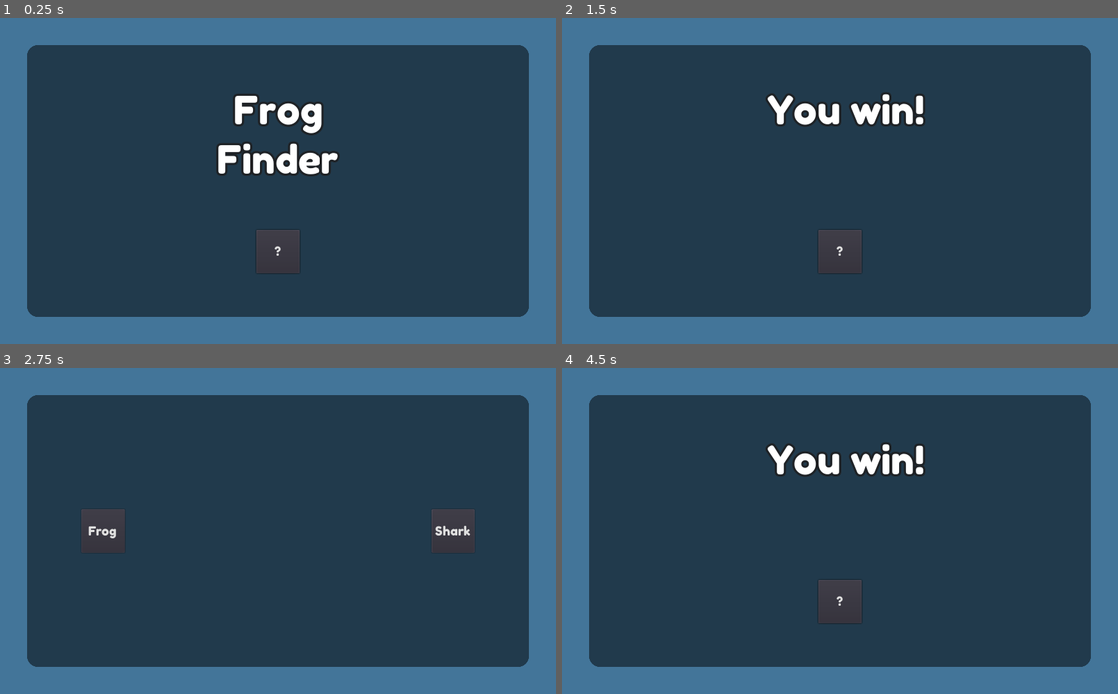
Above: before the commit, frames 1-4 (two rows, left to right).
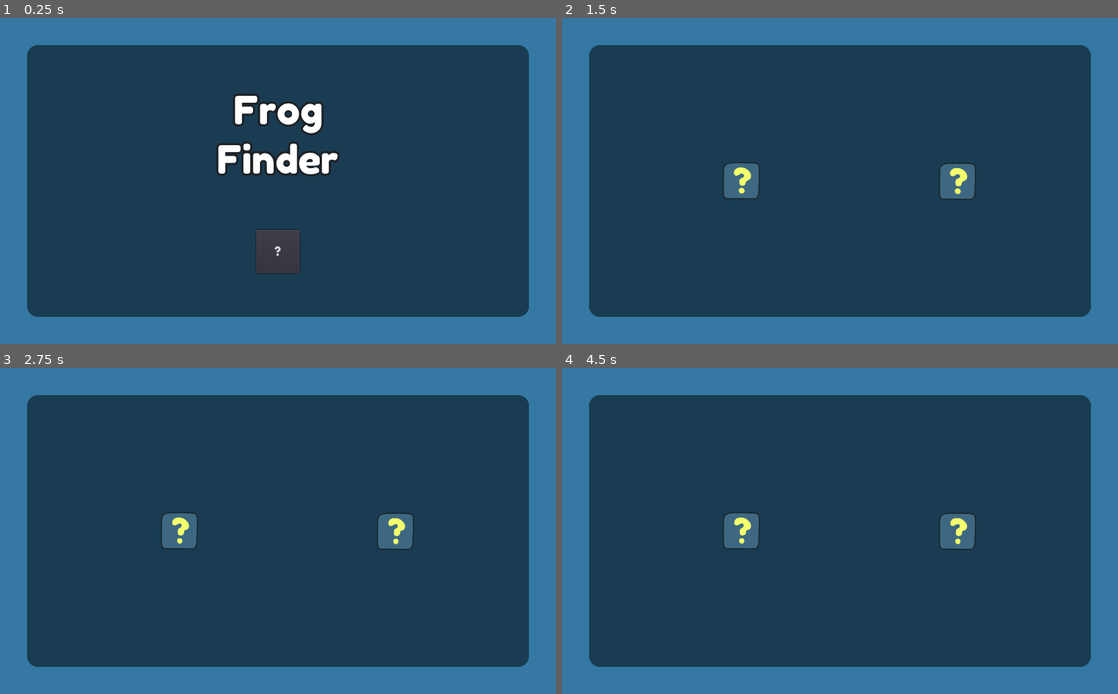
Above: after the commit, the same moments.

Repository: Poobslag/frog-finder
Game: Godot game, scene res://src/main/MainMenu.tscn
Two runs of this game, one before a commit and one after it. Both use one fixed random seed, a clock stepped at 60 frames per second and the inputs below.
Inputs (mouse positions are in pixels of both pictures, inside the frame that each line leads up to):
- Up to frame 1 (0.25 s): no input
- Up to frame 2 (1.5 s): click "?" at 0.5 s; click (667, 181) at 1.25 s, where only the run before the commit has a clickable "Frog"
- Up to frame 3 (2.75 s): click (278, 602) at 2 s, where only the run before the commit has a clickable "?"
- Up to frame 4 (4.5 s): click (1012, 531) at 2.75 s, where only the run before the commit has a clickable "Shark"; click (840, 602) at 3.5 s, where only the run before the commit has a clickable "?"; click (667, 531) at 4.25 s, where only the run before the commit has a clickable "Frog"

The runs differ from the first frame. In frame 2, 4.3% of the frame differs, in the area x 29-75%, y 22-79%; in frame 3, 3.4%; in frame 4, 4.3%.

Commit message:
Rudimentary sound and music.
Replaced 'shark' and 'frog' buttons with graphical cards.

Added music. A random song plays when you start the game.

Added bosca coeil music files. These are not needed for the game but
they will be helpful if we want to tweak the music later.

Diff:
--- /dev/null
+++ b/project/default_bus_layout.tres
@@ -0,0 +1,10 @@
+[gd_resource type="AudioBusLayout" format=2]
+
+[resource]
+bus/0/volume_db = -3.11736
+bus/1/name = "Music"
+bus/1/solo = false
+bus/1/mute = false
+bus/1/bypass_fx = false
+bus/1/volume_db = 0.0
+bus/1/send = "Master"
--- /dev/null
+++ b/project/src/main/CardSprite.tscn
@@ -0,0 +1,18 @@
+[gd_scene load_steps=3 format=2]
+
+[ext_resource path="res://src/main/card-sprite.gd" type="Script" id=1]
+[ext_resource path="res://assets/main/mystery-sheet.png" type="Texture" id=2]
+
+[node name="CardBack" type="Sprite"]
+position = Vector2( 40, 40 )
+scale = Vector2( 0.5, 0.5 )
+texture = ExtResource( 2 )
+hframes = 8
+script = ExtResource( 1 )
+wiggle_frames = [ 0, 1 ]
+
+[node name="WiggleTimer" type="Timer" parent="."]
+wait_time = 0.3
+autostart = true
+
+[connection signal="timeout" from="WiggleTimer" to="." method="_on_WiggleTimer_timeout"]
--- a/project/src/main/MainMenu.tscn
+++ b/project/src/main/MainMenu.tscn
@@ -7,6 +7,15 @@
 [ext_resource path="res://src/main/game-state.gd" type="Script" id=5]
 [ext_resource path="res://src/main/gameplay-panel.gd" type="Script" id=6]
 [ext_resource path="res://src/main/game-over-panel.gd" type="Script" id=7]
+[ext_resource path="res://src/main/music-player.gd" type="Script" id=8]
+[ext_resource path="res://assets/main/music/a-well-tempered-frog.ogg" type="AudioStream" id=9]
+[ext_resource path="res://assets/main/music/can-you-find-the-frog.ogg" type="AudioStream" id=10]
+[ext_resource path="res://assets/main/music/one-frog-two-frog.ogg" type="AudioStream" id=11]
+[ext_resource path="res://assets/main/music/half-a-frog.ogg" type="AudioStream" id=12]
+[ext_resource path="res://src/main/CardSprite.tscn" type="PackedScene" id=13]
+[ext_resource path="res://assets/main/frog-frame-00-sheet.png" type="Texture" id=14]
+[ext_resource path="res://src/main/card-control.gd" type="Script" id=15]
+[ext_resource path="res://src/main/menu-state.gd" type="Script" id=16]
 
 [sub_resource type="StyleBoxFlat" id=1]
 bg_color = Color( 0, 0, 0, 0.501961 )
@@ -25,7 +34,7 @@
 [node name="ColorRect" type="ColorRect" parent="."]
 anchor_right = 1.0
 anchor_bottom = 1.0
-color = Color( 0.266667, 0.462745, 0.603922, 1 )
+color = Color( 0.211765, 0.47451, 0.647059, 1 )
 __meta__ = {
 "_edit_use_anchors_": false
 }
@@ -37,13 +46,14 @@
 "_edit_use_anchors_": false
 }
 
-[node name="GameState" type="Node" parent="Content"]
-script = ExtResource( 5 )
+[node name="MenuState" type="Node" parent="Content"]
+script = ExtResource( 16 )
 _main_menu_panel_path = NodePath("../MainMenuPanel")
 _gameplay_panel_path = NodePath("../GameplayPanel")
 _game_over_panel_path = NodePath("../GameOverPanel")
 
 [node name="MainMenuPanel" type="Panel" parent="Content"]
+visible = false
 anchor_right = 1.0
 anchor_bottom = 1.0
 margin_left = 50.0
@@ -91,7 +101,6 @@
 }
 
 [node name="GameplayPanel" type="Panel" parent="Content"]
-visible = false
 anchor_right = 1.0
 anchor_bottom = 1.0
 margin_left = 50.0
@@ -104,34 +113,47 @@
 "_edit_use_anchors_": false
 }
 
-[node name="FrogButton" type="Button" parent="Content/GameplayPanel"]
-anchor_top = 0.5
-anchor_bottom = 0.5
-margin_left = 100.0
-margin_top = -40.0
-margin_right = 80.0
-margin_bottom = 40.0
-rect_min_size = Vector2( 80, 80 )
-theme = ExtResource( 3 )
-text = "Frog"
-__meta__ = {
-"_edit_use_anchors_": false
-}
-
-[node name="SharkButton" type="Button" parent="Content/GameplayPanel"]
-anchor_left = 1.0
-anchor_top = 0.5
-anchor_right = 1.0
-anchor_bottom = 0.5
-margin_left = -179.0
-margin_top = -40.0
-margin_right = -100.0
-margin_bottom = 40.0
-theme = ExtResource( 3 )
-text = "Shark"
-__meta__ = {
-"_edit_use_anchors_": false
-}
+[node name="CardControl0" type="Control" parent="Content/GameplayPanel"]
+margin_left = 240.498
+margin_top = 209.774
+margin_right = 320.498
+margin_bottom = 289.774
+script = ExtResource( 15 )
+__meta__ = {
+"_edit_use_anchors_": false
+}
+card_back_type = 3
+card_front_type = 1
+
+[node name="CardBack" parent="Content/GameplayPanel/CardControl0" instance=ExtResource( 13 )]
+
+[node name="CardFront" parent="Content/GameplayPanel/CardControl0" instance=ExtResource( 13 )]
+visible = false
+texture = ExtResource( 14 )
+
+[node name="CardControl1" type="Control" parent="Content/GameplayPanel"]
+margin_left = 637.797
+margin_top = 210.833
+margin_right = 717.797
+margin_bottom = 290.833
+script = ExtResource( 15 )
+__meta__ = {
+"_edit_use_anchors_": false
+}
+card_back_type = 3
+card_front_type = 2
+
+[node name="CardBack" parent="Content/GameplayPanel/CardControl1" instance=ExtResource( 13 )]
+
+[node name="CardFront" parent="Content/GameplayPanel/CardControl1" instance=ExtResource( 13 )]
+visible = false
+texture = ExtResource( 14 )
+
+[node name="GameState" type="Node" parent="Content/GameplayPanel"]
+script = ExtResource( 5 )
+
+[node name="FlipTimer" type="Timer" parent="Content/GameplayPanel/GameState"]
+one_shot = true
 
 [node name="GameOverPanel" type="Panel" parent="Content"]
 visible = false
@@ -181,11 +203,32 @@
 "_edit_use_anchors_": false
 }
 
-[connection signal="start_button_pressed" from="Content/GameOverPanel" to="Content/GameState" method="_on_GameOverPanel_start_button_pressed"]
+[node name="MusicPlayer" type="Node" parent="."]
+script = ExtResource( 8 )
+
+[node name="AWellTemperedFrog" type="AudioStreamPlayer" parent="MusicPlayer"]
+stream = ExtResource( 9 )
+bus = "Music"
+
+[node name="CanYouFindTheFrog" type="AudioStreamPlayer" parent="MusicPlayer"]
+stream = ExtResource( 10 )
+bus = "Music"
+
+[node name="HalfAFrog" type="AudioStreamPlayer" parent="MusicPlayer"]
+stream = ExtResource( 12 )
+bus = "Music"
+
+[node name="OneFrogTwoFrog" type="AudioStreamPlayer" parent="MusicPlayer"]
+stream = ExtResource( 11 )
+bus = "Music"
+
+[connection signal="start_button_pressed" from="Content/GameOverPanel" to="Content/MenuState" method="_on_GameOverPanel_start_button_pressed"]
 [connection signal="pressed" from="Content/GameOverPanel/StartButton" to="Content/GameOverPanel" method="_on_StartButton_pressed"]
-[connection signal="player_lost" from="Content/GameplayPanel" to="Content/GameState" method="_on_GameplayPanel_player_lost"]
-[connection signal="player_won" from="Content/GameplayPanel" to="Content/GameState" method="_on_GameplayPanel_player_won"]
-[connection signal="pressed" from="Content/GameplayPanel/FrogButton" to="Content/GameplayPanel" method="_on_FrogButton_pressed"]
-[connection signal="pressed" from="Content/GameplayPanel/SharkButton" to="Content/GameplayPanel" method="_on_SharkButton_pressed"]
-[connection signal="start_button_pressed" from="Content/MainMenuPanel" to="Content/GameState" method="_on_MainMenuPanel_start_button_pressed"]
+[connection signal="player_lost" from="Content/GameplayPanel" to="Content/MenuState" method="_on_GameplayPanel_player_lost"]
+[connection signal="player_won" from="Content/GameplayPanel" to="Content/MenuState" method="_on_GameplayPanel_player_won"]
+[connection signal="frog_found" from="Content/GameplayPanel/CardControl0" to="Content/GameplayPanel" method="_on_CardControl_frog_found"]
+[connection signal="shark_found" from="Content/GameplayPanel/CardControl0" to="Content/GameplayPanel" method="_on_CardControl_shark_found"]
+[connection signal="frog_found" from="Content/GameplayPanel/CardControl1" to="Content/GameplayPanel" method="_on_CardControl_frog_found"]
+[connection signal="shark_found" from="Content/GameplayPanel/CardControl1" to="Content/GameplayPanel" method="_on_CardControl_shark_found"]
+[connection signal="start_button_pressed" from="Content/MainMenuPanel" to="Content/MenuState" method="_on_MainMenuPanel_start_button_pressed"]
 [connection signal="pressed" from="Content/MainMenuPanel/StartButton" to="Content/MainMenuPanel" method="_on_StartButton_pressed"]
--- /dev/null
+++ b/project/src/main/card-control.gd
@@ -0,0 +1,112 @@
+extends Control
+
+enum CardFace {
+	NONE,
+	FROG,
+	SHARK,
+	MYSTERY,
+}
+
+const FROG_COUNT := 2
+const SHARK_COUNT := 4
+const MYSTERY_COUNT := 4
+
+signal frog_found
+signal shark_found
+
+export (CardFace) var card_back_type: int = CardFace.NONE setget set_card_back_type
+export (CardFace) var card_front_type: int = CardFace.NONE setget set_card_front_type
+export (NodePath) var game_state_path := NodePath("../GameState")
+
+onready var _card_back_sprite := $CardBack
+onready var _card_front_sprite := $CardFront
+
+onready var _frog_sheet := load("res://assets/main/frog-frame-00-sheet.png")
+onready var _shark_sheet := load("res://assets/main/shark-frame-00-sheet.png")
+onready var _mystery_sheet := load("res://assets/main/mystery-sheet.png")
+onready var _game_state := get_node(game_state_path)
+
+func _ready() -> void:
+	_refresh_card_textures()
+
+
+func _refresh_card_textures() -> void:
+	if not is_inside_tree():
+		return
+
+	_refresh_card_face(card_back_type, _card_back_sprite)
+	_refresh_card_face(card_front_type, _card_front_sprite)
+
+
+func _refresh_card_face(card_type: int, card_sprite: Sprite) -> void:
+	match card_type:
+		CardFace.FROG:
+			card_sprite.texture = _frog_sheet
+			var frog_index := randi() % FROG_COUNT
+			card_sprite.wiggle_frames = [4 * frog_index + 0, 4 * frog_index + 1]
+		CardFace.SHARK:
+			card_sprite.texture = _shark_sheet
+			var shark_index := randi() % SHARK_COUNT
+			card_sprite.wiggle_frames = [2 * shark_index + 0, 2 * shark_index + 1]
+		CardFace.MYSTERY:
+			card_sprite.texture = _mystery_sheet
+			var mystery_index := randi() % MYSTERY_COUNT
+			card_sprite.wiggle_frames = [2 * mystery_index + 0, 2 * mystery_index + 1]
+
+
+func _gui_input(event: InputEvent) -> void:
+	if event is InputEventMouseButton and event.button_mask & BUTTON_LEFT:
+		_flip_card()
+
+
+func set_card_back_type(new_card_back_type: int) -> void:
+	card_back_type = new_card_back_type
+	_refresh_card_textures()
+
+
+func set_card_front_type(new_card_front_type: int) -> void:
+	card_front_type = new_card_front_type
+	_refresh_card_textures()
+
+
+func reset() -> void:
+	_card_back_sprite.visible = true
+	_card_front_sprite.visible = false
+	_refresh_card_textures()
+
+
+func _flip_card() -> void:
+	if _card_front_sprite.visible:
+		# card is already flipped
+		return
+
+	if not _game_state.flip_timer.is_stopped():
+		# player is already flipping a card
+		return
+
+	if not _game_state.can_interact:
+		# the level hasn't started, or the level has ended
+		return
+
+	_card_back_sprite.visible = false
+	_card_front_sprite.visible = true
+
+	_game_state.flip_timer.start()
+	_game_state.flip_timer.connect("timeout", self, "_on_FlipTimer_timeout")
+
+
+func _on_FlipTimer_timeout() -> void:
+	_game_state.flip_timer.disconnect("timeout", self, "_on_FlipTimer_timeout")
+	match card_front_type:
+		CardFace.FROG:
+			var new_wiggle_frames := []
+			for frame_index in range(_card_front_sprite.wiggle_frames.size()):
+				new_wiggle_frames.append(_card_front_sprite.wiggle_frames[frame_index] + 2)
+			_card_front_sprite.wiggle_frames = new_wiggle_frames
+			_game_state.can_interact = false
+			yield(get_tree().create_timer(2.0), "timeout")
+			emit_signal("frog_found")
+		CardFace.SHARK:
+			_game_state.can_interact = false
+			yield(get_tree().create_timer(2.0), "timeout")
+			emit_signal("shark_found")
--- /dev/null
+++ b/project/src/main/card-sprite.gd
@@ -0,0 +1,18 @@
+extends Sprite
+
+const MIN_WIGGLE_TIME := 0.35
+const MAX_WIGGLE_TIME := 0.45
+
+export (Array, int) var wiggle_frames := []
+
+var _wiggle_index := 0
+
+onready var _wiggle_timer := $WiggleTimer
+
+func _on_WiggleTimer_timeout() -> void:
+	if not wiggle_frames:
+		return
+
+	_wiggle_index = (_wiggle_index + 1) % wiggle_frames.size()
+	frame = wiggle_frames[_wiggle_index]
+	_wiggle_timer.wait_time = rand_range(MIN_WIGGLE_TIME, MAX_WIGGLE_TIME)
--- a/project/src/main/game-state.gd
+++ b/project/src/main/game-state.gd
@@ -1,39 +1,8 @@
 extends Node
 
-export (NodePath) var _main_menu_panel_path: NodePath
-export (NodePath) var _gameplay_panel_path: NodePath
-export (NodePath) var _game_over_panel_path: NodePath
+onready var flip_timer := $FlipTimer
+var can_interact: bool = true
 
-onready var _main_menu_panel: Panel = get_node(_main_menu_panel_path)
-onready var _gameplay_panel: Panel = get_node(_gameplay_panel_path)
-onready var _game_over_panel: Panel = get_node(_game_over_panel_path)
-
-func _ready() -> void:
-	_hide_panels()
-	_main_menu_panel.visible = true
-
-
-func _hide_panels() -> void:
-	_main_menu_panel.visible = false
-	_gameplay_panel.visible = false
-	_game_over_panel.visible = false
-
-
-func _on_MainMenuPanel_start_button_pressed() -> void:
-	_hide_panels()
-	_gameplay_panel.show_puzzle()
-
-
-func _on_GameplayPanel_player_lost() -> void:
-	_hide_panels()
-	_game_over_panel.show_player_lost()
-
-
-func _on_GameplayPanel_player_won() -> void:
-	_hide_panels()
-	_game_over_panel.show_player_won()
-
-
-func _on_GameOverPanel_start_button_pressed() -> void:
-	_hide_panels()
-	_gameplay_panel.visible = true
+func reset() -> void:
+	can_interact = true
+	flip_timer.stop()
--- a/project/src/main/gameplay-panel.gd
+++ b/project/src/main/gameplay-panel.gd
@@ -3,8 +3,13 @@
 signal player_lost
 signal player_won
 
+onready var _game_state := $GameState
+
 func show_puzzle() -> void:
 	visible = true
+	_game_state.reset()
+	$CardControl0.reset()
+	$CardControl1.reset()
 
 
 func _on_FrogButton_pressed() -> void:
@@ -13,3 +18,11 @@
 
 func _on_SharkButton_pressed() -> void:
 	emit_signal("player_lost")
+
+
+func _on_CardControl_frog_found() -> void:
+	emit_signal("player_won")
+
+
+func _on_CardControl_shark_found() -> void:
+	emit_signal("player_lost")
--- /dev/null
+++ b/project/src/main/menu-state.gd
@@ -0,0 +1,39 @@
+extends Node
+
+export (NodePath) var _main_menu_panel_path: NodePath
+export (NodePath) var _gameplay_panel_path: NodePath
+export (NodePath) var _game_over_panel_path: NodePath
+
+onready var _main_menu_panel: Panel = get_node(_main_menu_panel_path)
+onready var _gameplay_panel: Panel = get_node(_gameplay_panel_path)
+onready var _game_over_panel: Panel = get_node(_game_over_panel_path)
+
+func _ready() -> void:
+	_hide_panels()
+	_main_menu_panel.visible = true
+
+
+func _hide_panels() -> void:
+	_main_menu_panel.visible = false
+	_gameplay_panel.visible = false
+	_game_over_panel.visible = false
+
+
+func _on_MainMenuPanel_start_button_pressed() -> void:
+	_hide_panels()
+	_gameplay_panel.show_puzzle()
+
+
+func _on_GameplayPanel_player_lost() -> void:
+	_hide_panels()
+	_game_over_panel.show_player_lost()
+
+
+func _on_GameplayPanel_player_won() -> void:
+	_hide_panels()
+	_game_over_panel.show_player_won()
+
+
+func _on_GameOverPanel_start_button_pressed() -> void:
+	_hide_panels()
+	_gameplay_panel.show_puzzle()
--- /dev/null
+++ b/project/src/main/music-player.gd
@@ -0,0 +1,19 @@
+extends Node
+
+onready var songs: Array = [
+	$AWellTemperedFrog,
+	$CanYouFindTheFrog,
+	$HalfAFrog,
+	$OneFrogTwoFrog,
+]
+
+
+func _ready() -> void:
+	randomize()
+	songs.shuffle()
+
+	var song: AudioStreamPlayer = songs.pop_front()
+	song.play()
+	# shuffle the song order, but put our song in the back
+	songs.shuffle()
+	songs.push_back(song)
Binary file added: project/assets/main/frog-00-sheet.png
Not shown, added: project/assets/main/frog-00-sheet.png.import
Binary file added: project/assets/main/frog-frame-00-sheet.png
Not shown, added: project/assets/main/frog-frame-00-sheet.png.import
Not shown, added: project/assets/main/music/a-well-tempered-frog.ogg.import
Not shown, added: project/assets/main/music/can-you-find-the-frog.ogg.import
Not shown, added: project/assets/main/music/half-a-frog.ogg.import
Not shown, added: project/assets/main/music/one-frog-two-frog.ogg.import
Binary file added: project/assets/main/mystery-sheet.png
Not shown, added: project/assets/main/mystery-sheet.png.import
Binary file added: project/assets/main/shark-frame-00-sheet.png
Not shown, added: project/assets/main/shark-frame-00-sheet.png.import
(and 9 more such lines)
